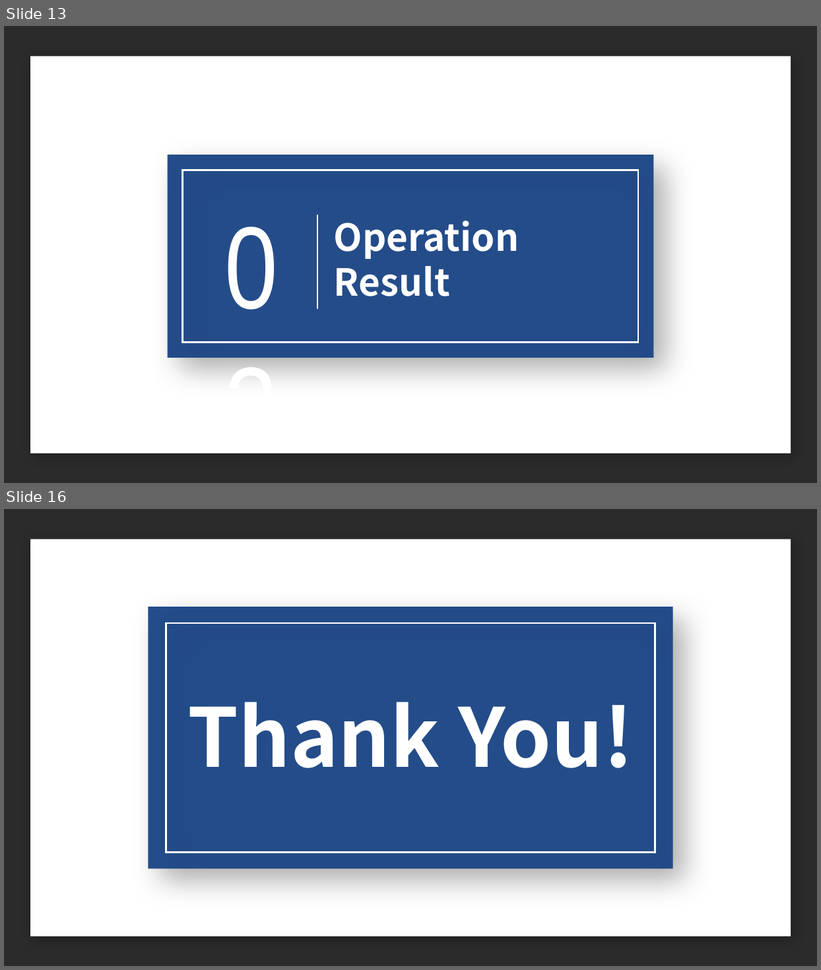
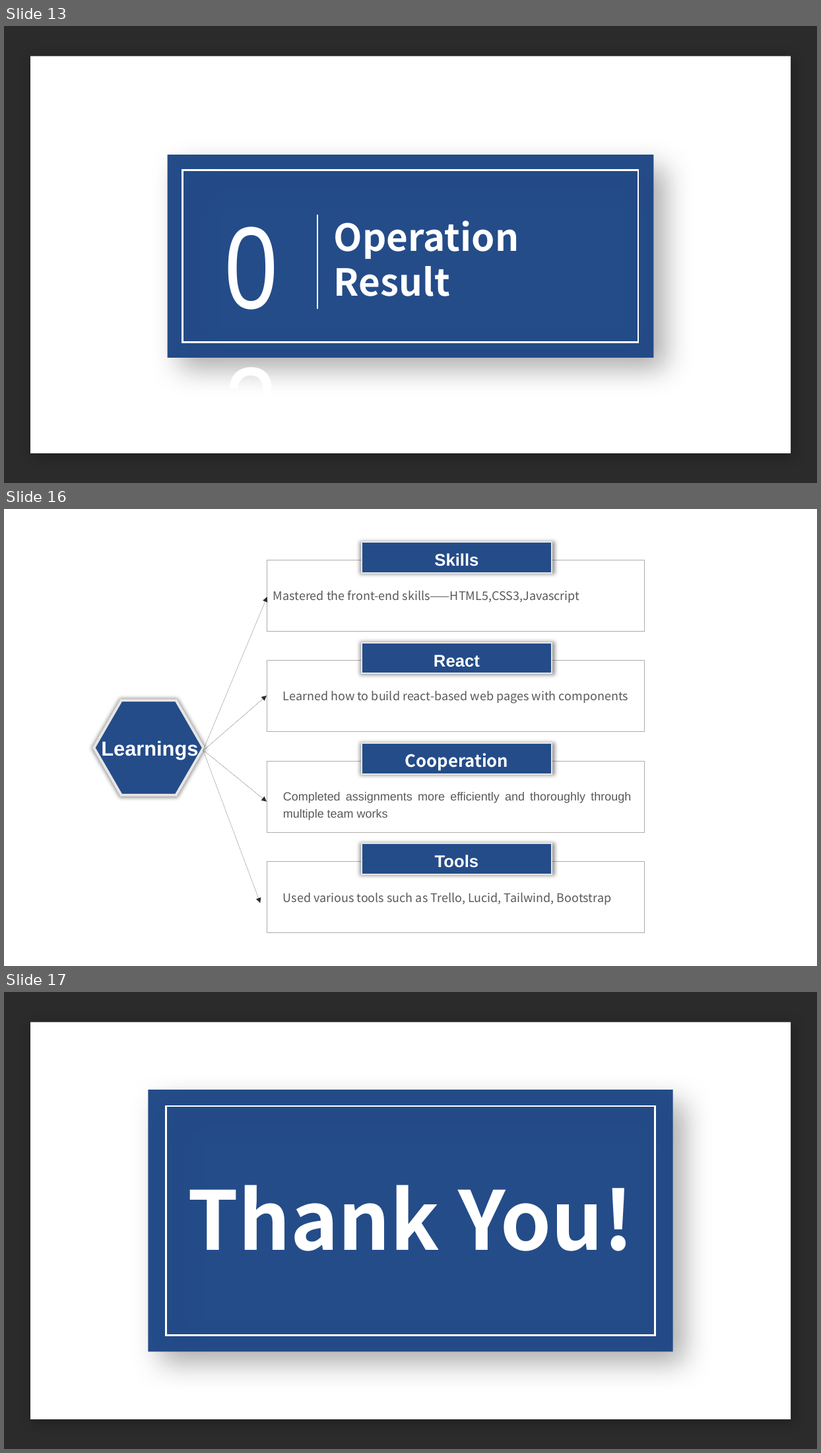
Before and after one commit to chongchen1999/TravelMingle, a slide deck: INFO6150-final.pptx. Shown one above the other, each under a label of ours: slides 13 and 16 before the commit, slides 13, 16 and 17 after it; the slides between them are not shown. The pictures are 821x970 and 821x1453 pixels, drawn with LibreOffice and Linux fonts; fonts in the diff are those of the drawing; background and template pictures are left out; a plain dark background stands for a picture behind light text. Boxes give left, top, right and bottom in pixels: in the first picture for what was removed or moved away, otherwise in the second. Text is boxed around its words. In the diff, an @@ line names an element or a change of style, - is before the commit and + after.

```diff
--- a/INFO6150-final.pptx
+++ b/INFO6150-final.pptx
@@ slide 16 added at (x1=4, y1=509, x2=817, y2=966), background picture (left out) @@
@@ arrow added from (203, 751) to (267, 597), #2E2C2C 0 pt @@
@@ group added at (x1=267, y1=543, x2=644, y2=632): 2 rectangles, 2 texts @@
+Skills
+Mastered the front-end skills——HTML5,CSS3,Javascript
@@ freeform shape added at (x1=94, y1=700, x2=203, y2=795), fill #244C89, outline #E7E6E6 3 pt @@
@@ arrow added from (203, 751) to (267, 696), #2E2C2C 0 pt @@
@@ group added at (x1=267, y1=642, x2=644, y2=732): 2 rectangles, 2 texts @@
+React
+Learned how to build react-based web pages with components
@@ text added at (x1=213, y1=712, x2=492, y2=764), 48 pt, text #FFFFFF, bold @@
+Contributions
@@ text added at (x1=101, y1=740, x2=198, y2=760), 24 pt, text #FFFFFF, bold @@
+Learnings
@@ arrow added from (203, 751) to (260, 903), #2E2C2C 0 pt @@
@@ arrow added from (204, 751) to (267, 802), #2E2C2C 0 pt @@
@@ group added at (x1=267, y1=743, x2=644, y2=832): 2 rectangles, 2 texts @@
+Cooperation
+Completed assignments more efficiently and thoroughly through multiple team works
@@ group added at (x1=267, y1=844, x2=644, y2=933): 2 rectangles, 2 texts @@
+Tools
+Used various tools such as Trello, Lucid, Tailwind, Bootstrap
@@ what was slide 16 is now slide 17 @@
```
Also in this commit, not shown: 5 slides changed.
